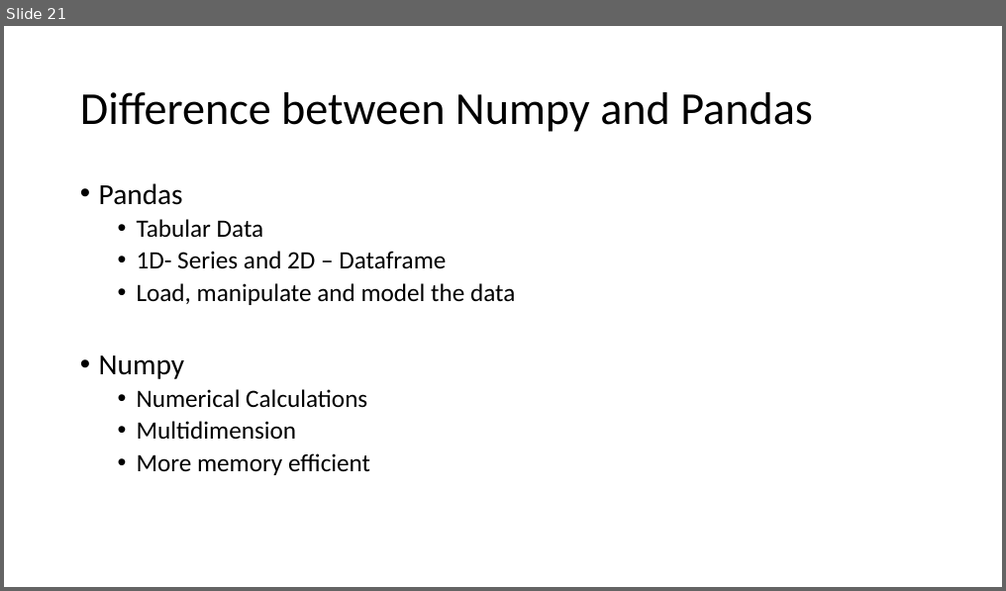
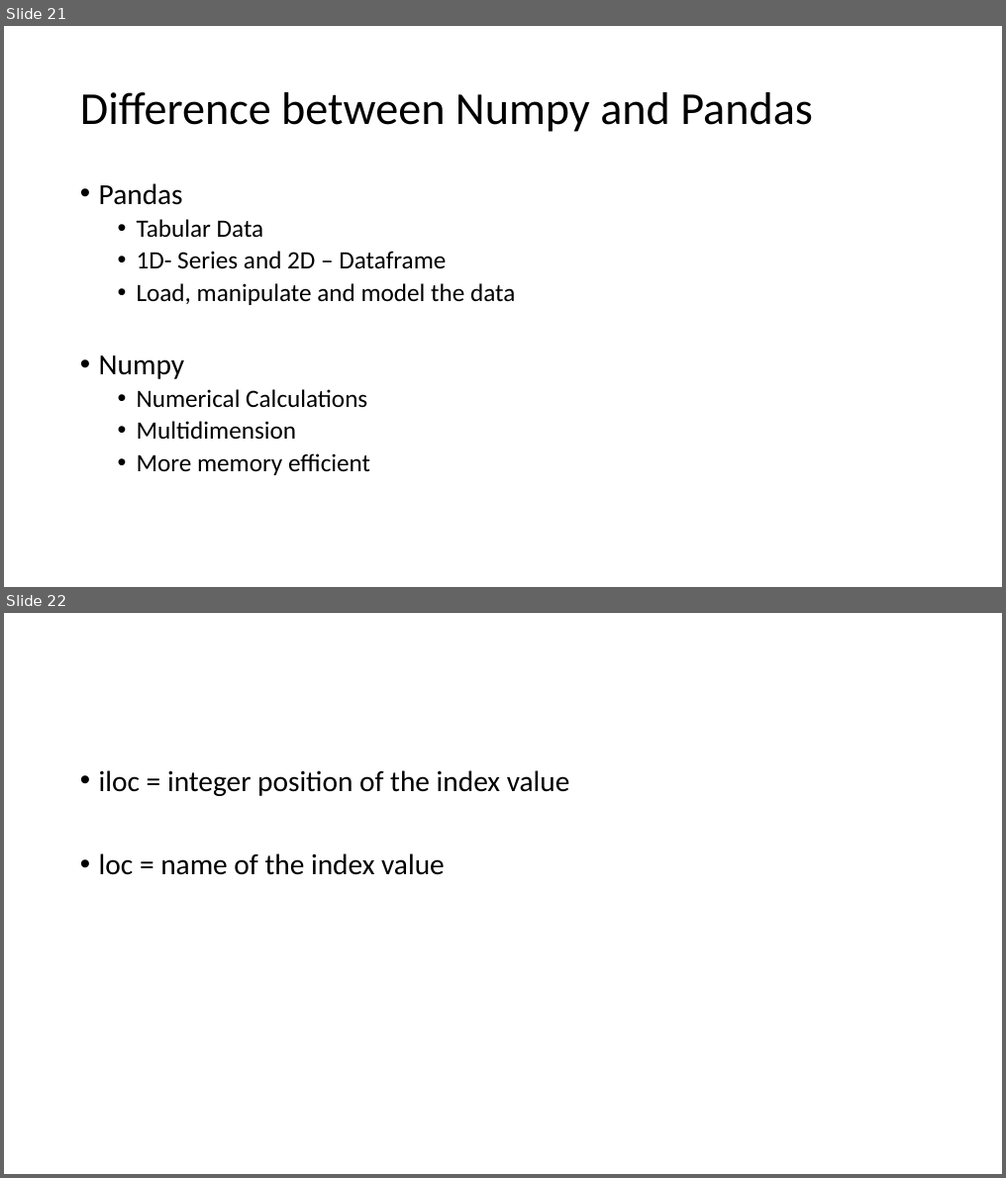
Before and after one commit to edyoda/DS290922A, a slide deck: EDYODA_DW/slides/Class1.pptx. Shown one above the other, each under a label of ours: slide 21 before the commit, slides 21 and 22 after it. The pictures are 1006x591 and 1006x1178 pixels, drawn with LibreOffice and Linux fonts; fonts in the diff are those of the drawing. Boxes give left, top, right and bottom in pixels: in the first picture for what was removed or moved away, otherwise in the second. Text is boxed around its words. In the diff, an @@ line names an element or a change of style, - is before the commit and + after.

```diff
--- a/EDYODA_DW/slides/Class1.pptx
+++ b/EDYODA_DW/slides/Class1.pptx
@@ slide 22 added at (4, 613, 1002, 1174), background #FFFFFF @@
@@ text added at (99, 770, 570, 875), 28 pt, text #000000 @@
+• iloc = integer position of the index value
+• loc = name of the index value
```
Also in this commit, not shown: 10 other slides added, 3 other files.
